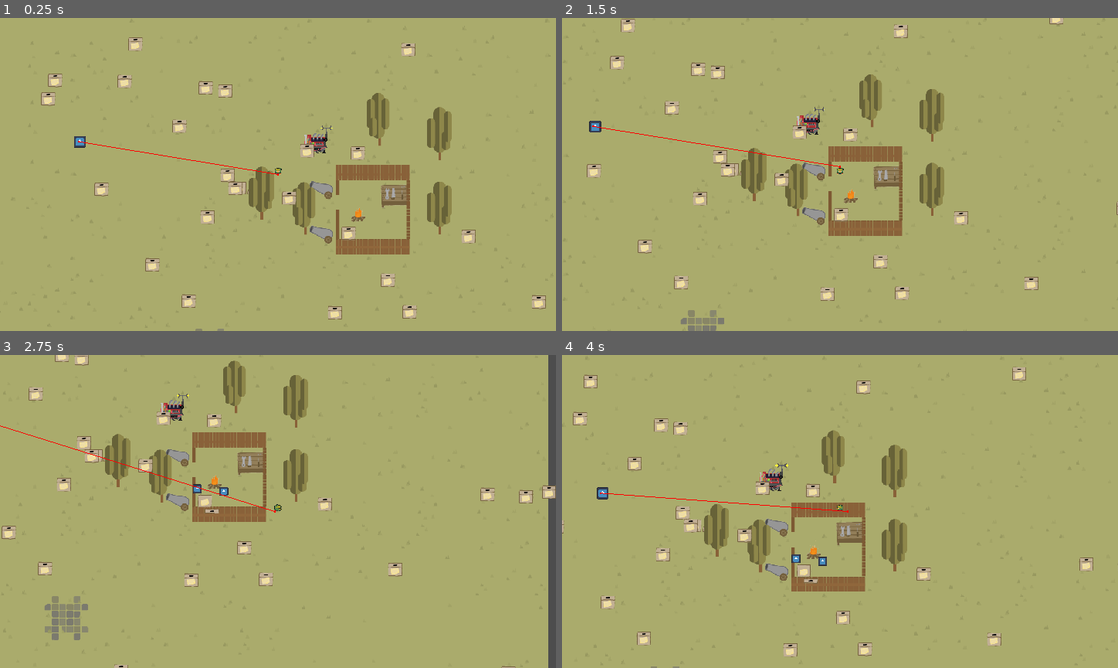
Above: before the commit, frames 1-4 (two rows, left to right).
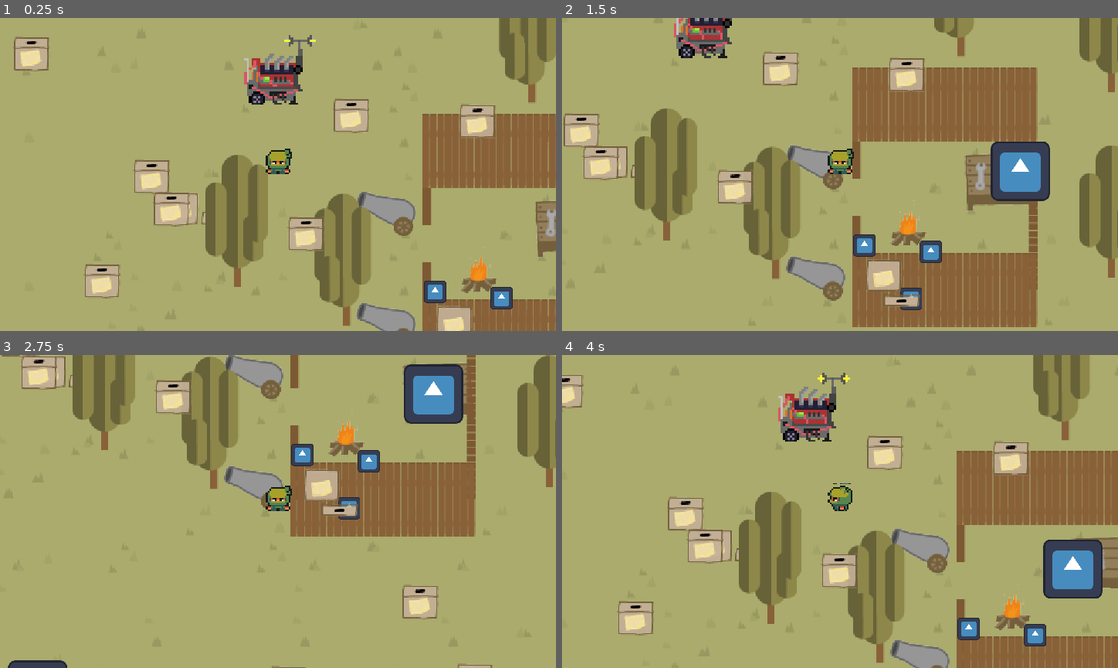
Above: after the commit, the same moments.

Repository: VoidSalamander/Godot_tutorial
Game: Godot game, scene res://world.tscn
The game is run twice, just before and just after one commit, with the same random seed, the same clock (stepped at 60 frames per second) and the same inputs. The engine's default icon, where the game draws it, is replaced by a stand-in: a white triangle on a blue panel in a dark square.
Inputs:
- Up to frame 1 (0.25 s): no input
- Up to frame 2 (1.5 s): hold Right (ui_right) 0.53-1.28 s; hold Down (ui_down) from 1.28 s (still down)
- Up to frame 3 (2.75 s): release Down (ui_down) at 2.03 s; hold Right (ui_right) from 2.03 s (still down)
- Up to frame 4 (4 s): release Right (ui_right) at 2.78 s; hold Up (ui_up) 2.78-3.53 s; hold Left (ui_left) from 3.53 s (still down)

The runs differ from the first frame. In frame 1, 30% of the frame differs, in the area x 2-100%, y 0-100%; in frame 2, 39%, in the area x 0-100%, y 0-100%; in frame 3, 29%; in frame 4, 33%.

Commit message:
add mob spawn
like what I say MOB SPAWN

Diff:
--- a/player/buff.gd
+++ b/player/buff.gd
@@ -1,10 +1,10 @@
 extends Node2D
 
-
+@onready var collisionShape = $"../CollisionShape2D"
 # Called when the node enters the scene tree for the first time.
 func _ready():
-	$bigger_Timer.start()
-
+	#$bigger_Timer.start()
+	pass
 
 # Called every frame. 'delta' is the elapsed time since the previous frame.
 func _process(delta):
@@ -18,11 +18,11 @@
 
 func effect_bigger():
 	get_parent().scale += Vector2(0.1,0.1)
-	get_parent().get_node("CollisionShape2D").scale += Vector2(0.1,0.1)
+	collisionShape.scale += Vector2(0.1,0.1)
 	if !$bigger_Timer.is_stopped():
 		$bigger_Timer.wait_time += 0.1
 	$bigger_Timer.start()
 
 func _on_bigger_timer_timeout():
-	get_parent().get_node("CollisionShape2D").scale = Vector2(1, 1)
+	collisionShape.scale = Vector2(1, 1)
 	get_parent().scale = Vector2(1, 1)
--- a/player/player.tscn
+++ b/player/player.tscn
@@ -1,8 +1,19 @@
-[gd_scene load_steps=11 format=3 uid="uid://b8kkkyihybjsj"]
+[gd_scene load_steps=13 format=3 uid="uid://b8kkkyihybjsj"]
 
 [ext_resource type="Script" path="res://player/player.gd" id="1_n4vna"]
 [ext_resource type="Texture2D" uid="uid://0x5igftjrf4x" path="res://art/SpriteSheet.png" id="1_nfqv3"]
 [ext_resource type="Script" path="res://player/buff.gd" id="3_31cge"]
+
+[sub_resource type="Shader" id="Shader_lfivs"]
+code = "shader_type canvas_item;
+
+void fragment() {
+	// Place fragment code here.
+}
+"
+
+[sub_resource type="ShaderMaterial" id="ShaderMaterial_rjyn4"]
+shader = SubResource("Shader_lfivs")
 
 [sub_resource type="Animation" id="Animation_g7hn4"]
 length = 0.001
@@ -113,6 +124,7 @@
 speed = 200
 
 [node name="Sprite2D" type="Sprite2D" parent="."]
+material = SubResource("ShaderMaterial_rjyn4")
 texture = ExtResource("1_nfqv3")
 offset = Vector2(0, -8)
 hframes = 4
@@ -133,7 +145,6 @@
 
 [node name="bigger_Timer" type="Timer" parent="buff"]
 process_callback = 0
-one_shot = true
 
 [connection signal="timeout" from="buff/bigger_Timer" to="." method="_on_bigger_timer_timeout"]
 [connection signal="timeout" from="buff/bigger_Timer" to="buff" method="_on_bigger_timer_timeout"]
--- /dev/null
+++ b/shader/new_shader.tres
@@ -0,0 +1,13 @@
+[gd_resource type="VisualShader" format=3 uid="uid://bmytc5stcc5i7"]
+
+[resource]
+code = "shader_type canvas_item;
+render_mode blend_mix;
+
+
+
+"
+graph_offset = Vector2(177.423, 41.6186)
+mode = 1
+flags/light_only = false
+nodes/fragment/0/position = Vector2(400, 60)
--- a/things/dynamo/dynamo.gd
+++ b/things/dynamo/dynamo.gd
@@ -1,4 +1,4 @@
-extends Area2D
+extends Node2D
 
 
 # Called when the node enters the scene tree for the first time.
--- a/things/dynamo/dynamo.tscn
+++ b/things/dynamo/dynamo.tscn
@@ -60,21 +60,31 @@
 "speed": 10.0
 }]
 
-[sub_resource type="RectangleShape2D" id="RectangleShape2D_c1kth"]
-size = Vector2(26, 8)
+[sub_resource type="RectangleShape2D" id="RectangleShape2D_m3hpa"]
+size = Vector2(25, 10)
 
-[node name="dynamo" type="Area2D"]
-y_sort_enabled = true
-input_pickable = false
+[sub_resource type="CircleShape2D" id="CircleShape2D_aag5r"]
+radius = 19.105
+
+[node name="dynamo" type="Node2D"]
 script = ExtResource("1_g72ud")
 
 [node name="AnimatedSprite2D" type="AnimatedSprite2D" parent="."]
-position = Vector2(1, -8)
+position = Vector2(0, -8)
 sprite_frames = SubResource("SpriteFrames_renpe")
 animation = &"new_animation"
 frame_progress = 0.154843
 offset = Vector2(0, -8)
 
-[node name="CollisionShape2D" type="CollisionShape2D" parent="."]
-position = Vector2(-2, -4)
-shape = SubResource("RectangleShape2D_c1kth")
+[node name="StaticBody2D" type="StaticBody2D" parent="."]
+
+[node name="CollisionShape2D" type="CollisionShape2D" parent="StaticBody2D"]
+position = Vector2(-1.5, -5)
+shape = SubResource("RectangleShape2D_m3hpa")
+
+[node name="Area2D" type="Area2D" parent="."]
+y_sort_enabled = true
+input_pickable = false
+
+[node name="CollisionShape2D" type="CollisionShape2D" parent="Area2D"]
+shape = SubResource("CircleShape2D_aag5r")
--- a/things/item/item.gd
+++ b/things/item/item.gd
@@ -17,5 +17,5 @@
 func _on_body_entered(body):
 	if body.is_in_group("player"):
 		body.get_node("buff").effect_speedup()
-		body.get_node("buff").effect_bigger()
+		#body.get_node("buff").effect_bigger()
 		queue_free()
--- a/things/mob/enemy.gd
+++ b/things/mob/enemy.gd
@@ -10,12 +10,18 @@
 func _physics_process(delta) -> void:
 	var dir = to_local(nav_agent.get_next_path_position()).normalized()
 	velocity = dir * speed
-	print(nav_agent.get_next_path_position())
 	move_and_slide()
 
 func makepath():
 	nav_agent.target_position = player.global_position
 
 func _on_timer_timeout():
+	makepath()
 
-	makepath()
+func _on_tree_entered():
+	global_position = Vector2(randi_range(-500, 500), randi_range(-500, 500))
+
+
+func _on_area_2d_body_entered(body):
+	if body.is_in_group("player"):
+		queue_free()
--- a/things/mob/enemy.tscn
+++ b/things/mob/enemy.tscn
@@ -1,10 +1,13 @@
-[gd_scene load_steps=4 format=3 uid="uid://cjnirvosm6qsq"]
+[gd_scene load_steps=5 format=3 uid="uid://cjnirvosm6qsq"]
 
 [ext_resource type="Script" path="res://things/mob/enemy.gd" id="1_4lkp1"]
 [ext_resource type="Texture2D" uid="uid://bciw6kfd4p5ha" path="res://art/icon.svg" id="1_avh12"]
 
 [sub_resource type="CircleShape2D" id="CircleShape2D_d5p11"]
 radius = 25.02
+
+[sub_resource type="RectangleShape2D" id="RectangleShape2D_wyo7h"]
+size = Vector2(52, 52)
 
 [node name="enemy" type="CharacterBody2D"]
 position = Vector2(-2, 0)
@@ -22,8 +25,6 @@
 shape = SubResource("CircleShape2D_d5p11")
 
 [node name="NavigationAgent2D" type="NavigationAgent2D" parent="."]
-navigation_layers = 3
-debug_enabled = true
 debug_use_custom = true
 debug_path_custom_color = Color(1, 0, 0, 1)
 
@@ -32,4 +33,14 @@
 wait_time = 0.1
 autostart = true
 
+[node name="Area2D" type="Area2D" parent="."]
+
+[node name="CollisionShape2D" type="CollisionShape2D" parent="Area2D"]
+visible = false
+position = Vector2(2, 0)
+shape = SubResource("RectangleShape2D_wyo7h")
+
+[connection signal="tree_entered" from="." to="." method="_on_tree_entered"]
+[connection signal="tree_entered" from="NavigationAgent2D" to="." method="_on_navigation_agent_2d_tree_entered"]
 [connection signal="timeout" from="Timer" to="." method="_on_timer_timeout"]
+[connection signal="body_entered" from="Area2D" to="." method="_on_area_2d_body_entered"]
--- a/world.gd
+++ b/world.gd
@@ -1,6 +1,8 @@
 extends Node2D
 
 @export var crate_node : PackedScene
+@export var mob_node : PackedScene
+
 # Called when the node enters the scene tree for the first time.
 func _ready():
 	for i in range(100):
@@ -8,7 +10,11 @@
 		crate.init_crate()
 		add_child(crate)
 
-
 # Called every frame. 'delta' is the elapsed time since the previous frame.
 func _process(delta):
 	pass
+
+func _on_mob_spawn_timer_timeout():
+	var mob = mob_node.instantiate()
+	mob.player = $player
+	add_child(mob)
--- a/world.tscn
+++ b/world.tscn
@@ -860,6 +860,16 @@
 0:1/0/physics_layer_0/linear_velocity = Vector2(0, 0)
 0:1/0/physics_layer_0/angular_velocity = 0.0
 
+[sub_resource type="NavigationPolygon" id="NavigationPolygon_qua0x"]
+vertices = PackedVector2Array(-16, -16, 16, -16, 16, 16, -16, 16)
+polygons = Array[PackedInt32Array]([PackedInt32Array(0, 1, 2, 3)])
+outlines = Array[PackedVector2Array]([PackedVector2Array(-16, -16, 16, -16, 16, 16, -16, 16)])
+
+[sub_resource type="NavigationPolygon" id="NavigationPolygon_23fqk"]
+vertices = PackedVector2Array(-16, -16, 16, -16, 16, 16, -16, 16)
+polygons = Array[PackedInt32Array]([PackedInt32Array(0, 1, 2, 3)])
+outlines = Array[PackedVector2Array]([PackedVector2Array(-16, -16, 16, -16, 16, 16, -16, 16)])
+
 [sub_resource type="TileSetAtlasSource" id="TileSetAtlasSource_ny21e"]
 texture = ExtResource("3_r3vj5")
 texture_region_size = Vector2i(32, 32)
@@ -881,39 +891,18 @@
 4:3/0 = 0
 4:3/0/physics_layer_0/linear_velocity = Vector2(0, 0)
 4:3/0/physics_layer_0/angular_velocity = 0.0
-2:8/0 = 0
-2:8/0/physics_layer_0/linear_velocity = Vector2(0, 0)
-2:8/0/physics_layer_0/angular_velocity = 0.0
-4:8/0 = 0
-4:8/0/physics_layer_0/linear_velocity = Vector2(0, 0)
-4:8/0/physics_layer_0/angular_velocity = 0.0
-5:8/0 = 0
-5:8/0/physics_layer_0/linear_velocity = Vector2(0, 0)
-5:8/0/physics_layer_0/angular_velocity = 0.0
 6:8/0 = 0
 6:8/0/physics_layer_0/linear_velocity = Vector2(0, 0)
 6:8/0/physics_layer_0/angular_velocity = 0.0
 7:8/0 = 0
 7:8/0/physics_layer_0/linear_velocity = Vector2(0, 0)
 7:8/0/physics_layer_0/angular_velocity = 0.0
-2:9/0 = 0
-2:9/0/physics_layer_0/linear_velocity = Vector2(0, 0)
-2:9/0/physics_layer_0/angular_velocity = 0.0
-4:9/0 = 0
-4:9/0/physics_layer_0/linear_velocity = Vector2(0, 0)
-4:9/0/physics_layer_0/angular_velocity = 0.0
-5:9/0 = 0
-5:9/0/physics_layer_0/linear_velocity = Vector2(0, 0)
-5:9/0/physics_layer_0/angular_velocity = 0.0
 6:9/0 = 0
 6:9/0/physics_layer_0/linear_velocity = Vector2(0, 0)
 6:9/0/physics_layer_0/angular_velocity = 0.0
 7:9/0 = 0
 7:9/0/physics_layer_0/linear_velocity = Vector2(0, 0)
 7:9/0/physics_layer_0/angular_velocity = 0.0
-5:10/0 = 0
-5:10/0/physics_layer_0/linear_velocity = Vector2(0, 0)
-5:10/0/physics_layer_0/angular_velocity = 0.0
 6:10/0 = 0
 6:10/0/physics_layer_0/linear_velocity = Vector2(0, 0)
 6:10/0/physics_layer_0/angular_velocity = 0.0
@@ -939,6 +928,44 @@
 9:0/0/texture_origin = Vector2i(-16, 0)
 9:0/0/physics_layer_0/linear_velocity = Vector2(0, 0)
 9:0/0/physics_layer_0/angular_velocity = 0.0
+2:12/0 = 0
+2:12/0/physics_layer_0/linear_velocity = Vector2(0, 0)
+2:12/0/physics_layer_0/angular_velocity = 0.0
+2:13/0 = 0
+2:13/0/physics_layer_0/linear_velocity = Vector2(0, 0)
+2:13/0/physics_layer_0/angular_velocity = 0.0
+3:13/0 = 0
+3:13/0/physics_layer_0/linear_velocity = Vector2(0, 0)
+3:13/0/physics_layer_0/angular_velocity = 0.0
+3:12/0 = 0
+3:12/0/physics_layer_0/linear_velocity = Vector2(0, 0)
+3:12/0/physics_layer_0/angular_velocity = 0.0
+5:12/0 = 0
+5:12/0/physics_layer_0/linear_velocity = Vector2(0, 0)
+5:12/0/physics_layer_0/angular_velocity = 0.0
+5:13/0 = 0
+5:13/0/physics_layer_0/linear_velocity = Vector2(0, 0)
+5:13/0/physics_layer_0/angular_velocity = 0.0
+6:13/0 = 0
+6:13/0/physics_layer_0/linear_velocity = Vector2(0, 0)
+6:13/0/physics_layer_0/angular_velocity = 0.0
+6:12/0 = 0
+6:12/0/physics_layer_0/linear_velocity = Vector2(0, 0)
+6:12/0/physics_layer_0/angular_velocity = 0.0
+2:8/size_in_atlas = Vector2i(1, 2)
+2:8/0 = 0
+2:8/0/texture_origin = Vector2i(0, 16)
+2:8/0/physics_layer_0/linear_velocity = Vector2(0, 0)
+2:8/0/physics_layer_0/angular_velocity = 0.0
+2:8/0/physics_layer_0/polygon_0/points = PackedVector2Array(-16, -16, 16, -16, 16, 16, -16, 16)
+2:8/0/navigation_layer_0/polygon = SubResource("NavigationPolygon_qua0x")
+4:8/size_in_atlas = Vector2i(1, 2)
+4:8/0 = 0
+4:8/0/texture_origin = Vector2i(0, 16)
+4:8/0/physics_layer_0/linear_velocity = Vector2(0, 0)
+4:8/0/physics_layer_0/angular_velocity = 0.0
+4:8/0/physics_layer_0/polygon_0/points = PackedVector2Array(-16, -16, 16, -16, 16, 16, -16, 16)
+4:8/0/navigation_layer_0/polygon = SubResource("NavigationPolygon_23fqk")
 
 [sub_resource type="TileSet" id="TileSet_118ed"]
 tile_size = Vector2i(32, 32)
@@ -961,6 +988,7 @@
 y_sort_enabled = true
 script = ExtResource("1_q7q47")
 crate_node = ExtResource("7_a6n12")
+mob_node = ExtResource("11_nfd68")
 
 [node name="TileMap" type="TileMap" parent="."]
 y_sort_enabled = true
@@ -984,7 +1012,7 @@
 layer_2/y_sort_enabled = false
 layer_2/y_sort_origin = 0
 layer_2/z_index = 0
-layer_2/tile_data = PackedInt32Array(458760, 131077, 8, 458761, 131077, 8, 458762, 131077, 8, 458763, 131077, 8, 458759, 131077, 8, 393223, 393221, 10, 327687, 393221, 10, 196615, 393221, 10, 131079, 262149, 9, 131080, 262149, 9, 131081, 262149, 9, 131082, 262149, 9, 131083, 262149, 9, 196619, 458757, 8, 262155, 458757, 8, 327691, 458757, 8, 393227, 458757, 8, 327688, 524293, 5, 262154, 131077, 5, 65541, 262149, 3, 196608, 262149, 1, 196609, 327685, 1, 393221, 589829, 0, 196613, 589829, 0, -1441795, 131077, 3, -1441775, 1, 0)
+layer_2/tile_data = PackedInt32Array(393223, 393221, 10, 327687, 393221, 10, 196615, 393221, 10, 131079, 262149, 8, 131080, 262149, 8, 131081, 262149, 8, 131082, 262149, 8, 131083, 262149, 8, 196619, 458757, 8, 262155, 458757, 8, 327691, 458757, 8, 393227, 458757, 8, 327688, 524293, 5, 262154, 131077, 5, 65541, 262149, 3, 196608, 262149, 1, 196609, 327685, 1, 393221, 589829, 0, 196613, 589829, 0, -1441795, 131077, 3, -1441775, 1, 0, 458759, 262149, 8, 458760, 262149, 8, 458761, 262149, 8, 458762, 262149, 8, 458763, 262149, 8)
 layer_3/name = "border"
 layer_3/enabled = true
 layer_3/modulate = Color(1, 1, 1, 1)
@@ -995,22 +1023,27 @@
 
 [node name="player" parent="." instance=ExtResource("1_s8u4t")]
 position = Vector2(99, 52)
+scale = Vector2(1.5, 1.5)
+collision_layer = 1
+collision_mask = 1
 
 [node name="Camera2D" type="Camera2D" parent="player"]
-zoom = Vector2(0.2, 0.2)
+zoom = Vector2(0.5, 0.5)
+
+[node name="item_list" type="Node2D" parent="."]
+
+[node name="mob_spawn_timer" type="Timer" parent="."]
+autostart = true
+
+[node name="NavigationRegion2D" type="NavigationRegion2D" parent="."]
+visible = false
+navigation_polygon = SubResource("NavigationPolygon_1xnun")
 
 [node name="dynamo" parent="." instance=ExtResource("9_srtrv")]
 z_index = 1
-position = Vector2(184, 7)
+y_sort_enabled = true
+position = Vector2(100, -8)
 scale = Vector2(2, 2)
 
-[node name="item_list" type="Node2D" parent="."]
-
-[node name="enemy" parent="." node_paths=PackedStringArray("player") instance=ExtResource("11_nfd68")]
-position = Vector2(-339, -20)
-scale = Vector2(0.5, 0.5)
-speed = 40.0
-player = NodePath("../player")
-
-[node name="NavigationRegion2D" type="NavigationRegion2D" parent="."]
-navigation_polygon = SubResource("NavigationPolygon_1xnun")
+[connection signal="timeout" from="mob_spawn_timer" to="." method="_on_timer_2_timeout"]
+[connection signal="timeout" from="mob_spawn_timer" to="." method="_on_mob_spawn_timer_timeout"]
Not shown: 1 places in things/dynamo/dynamo.tscn that only renumber resources
Not shown: 1 places in world.tscn that only renumber resources
